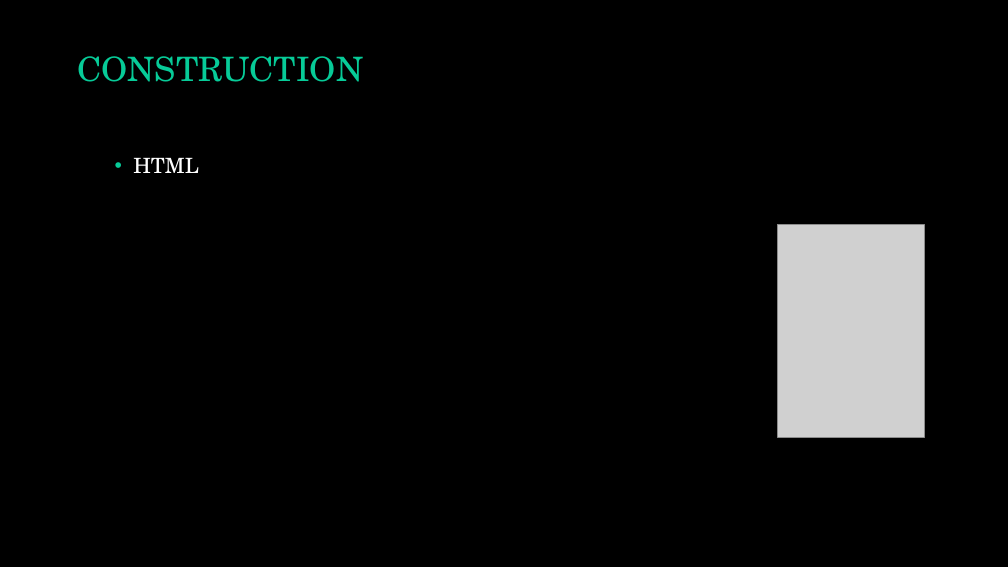
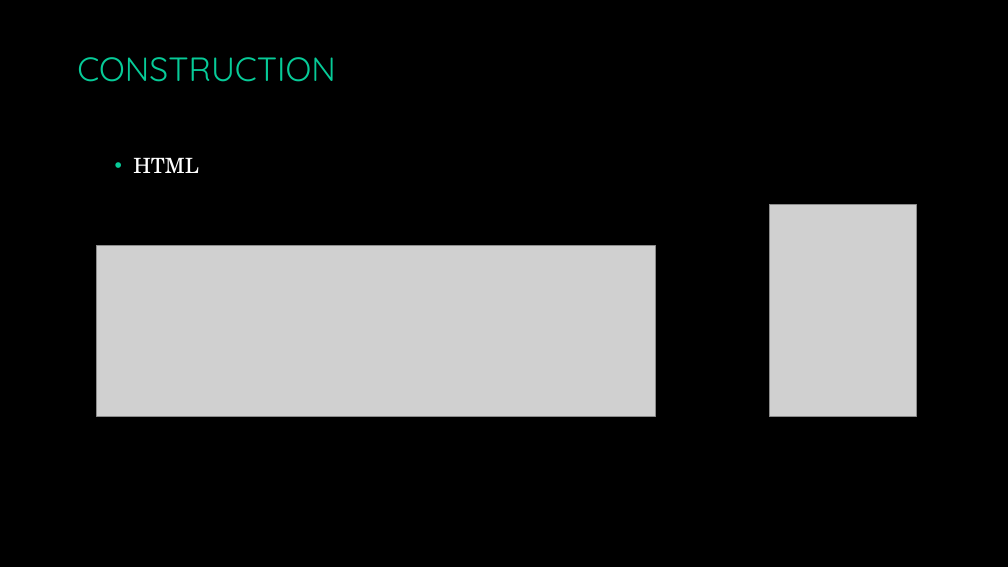
Before and after one commit to Sheronne/Projet-Web, a slide deck: slide 7 of Projet_Website_VueJS.pptx. Drawn at 1008x567 pixels with LibreOffice and Linux fonts; fonts in the diff are those of the drawing; grey boxes stand for pictures; background and template pictures are left out. Boxes give left, top, right and bottom in pixels: in the first picture for what was removed or moved away, otherwise in the second. Text is boxed around its words. In the diff, an @@ line names an element or a change of style, - is before the commit and + after.

```diff
--- a/Projet_Website_VueJS.pptx
+++ b/Projet_Website_VueJS.pptx
@@ text "CONSTRUCTION" at box(77, 57, 336, 82): font TeX Gyre Schola to Quicksand @@
@@ picture: place and size @@
-picture at box(778, 225, 926, 437)
+picture at box(770, 204, 917, 417)
@@ picture added at box(96, 246, 656, 417) @@
```
Also in this commit, not shown: 12 other slides changed.
